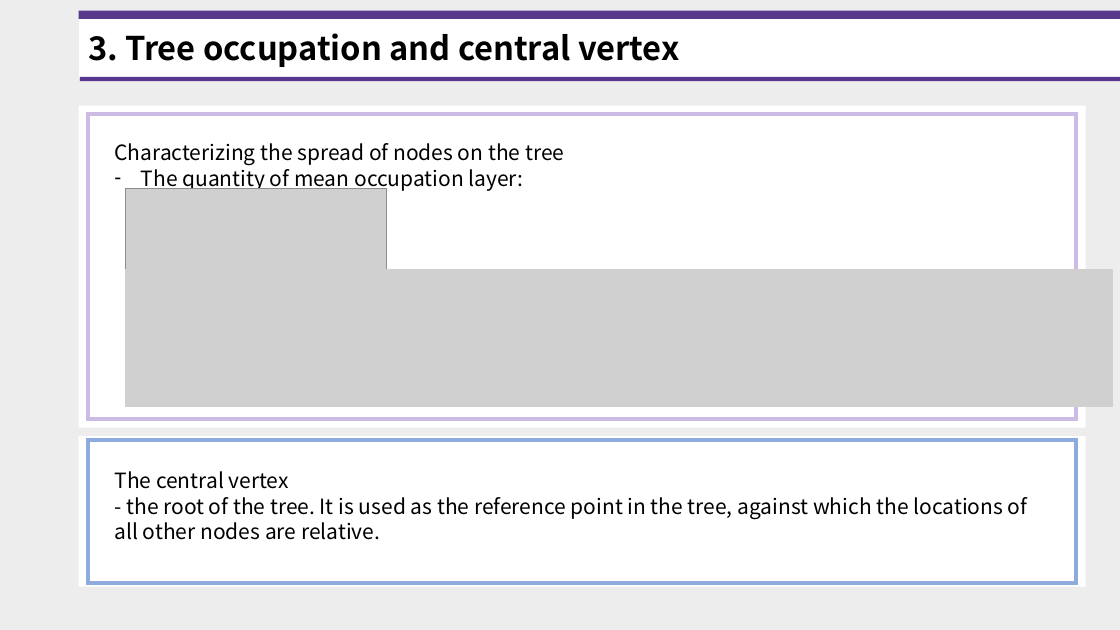
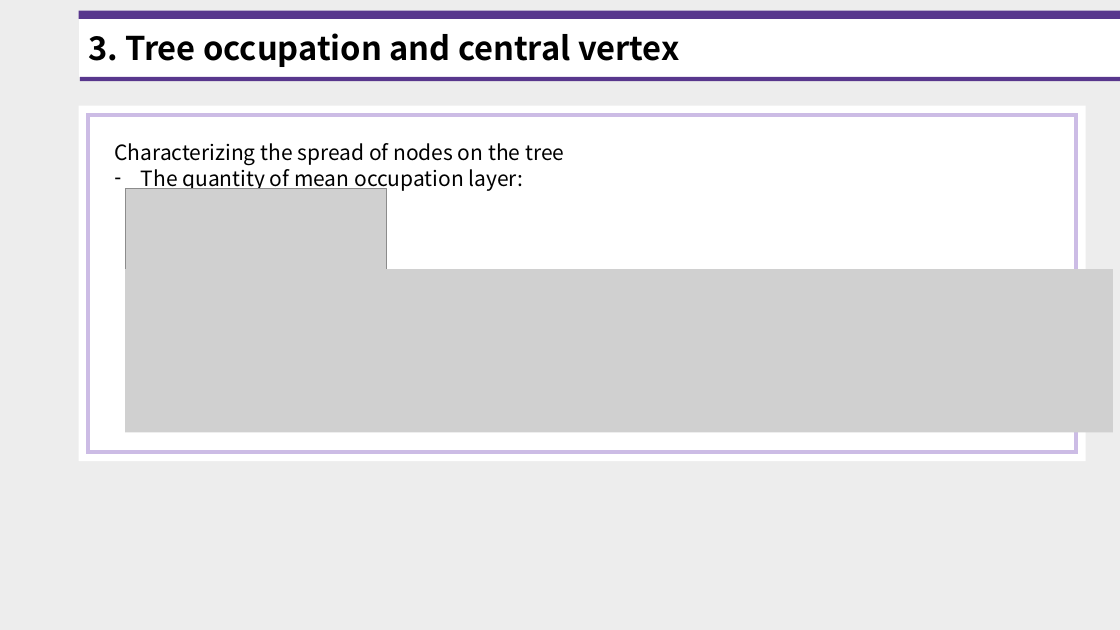
Before and after one commit to OH-Seoyoung/Training_for_Research, a slide deck: slide 12 of 8. Dynamic_asset_trees/20220126_Dynamics_of_market_correlation_Taxonomy_and_portfolio_analysis.pptx. Drawn at 1120x630 pixels with LibreOffice and Linux fonts; fonts in the diff are those of the drawing; grey boxes stand for pictures. Boxes give left, top, right and bottom in pixels: in the first picture for what was removed or moved away, otherwise in the second. Text is boxed around its words. In the diff, an @@ line names an element or a change of style, - is before the commit and + after.

```diff
--- a/8. Dynamic_asset_trees/20220126_Dynamics_of_market_correlation_Taxonomy_and_portfolio_analysis.pptx
+++ b/8. Dynamic_asset_trees/20220126_Dynamics_of_market_correlation_Taxonomy_and_portfolio_analysis.pptx
@@ rectangle resized from (x1=79, y1=106, x2=1086, y2=428) to (x1=79, y1=106, x2=1086, y2=461) @@
@@ rectangle resized from (x1=88, y1=114, x2=1076, y2=419) to (x1=88, y1=115, x2=1076, y2=452) @@
@@ picture resized from (x1=125, y1=269, x2=1113, y2=407) to (x1=125, y1=269, x2=1113, y2=432) @@
@@ rectangle removed at (x1=79, y1=436, x2=1086, y2=586) @@
@@ rectangle removed at (x1=88, y1=440, x2=1076, y2=583) @@
@@ text removed at (x1=114, y1=471, x2=1028, y2=540) @@
-The central vertex
-- the root of the tree. It is used as the reference point in the tree, against which the locations of all other nodes are relative.
```
Also in this commit, not shown: 1 other slide changed, 4 other files.
